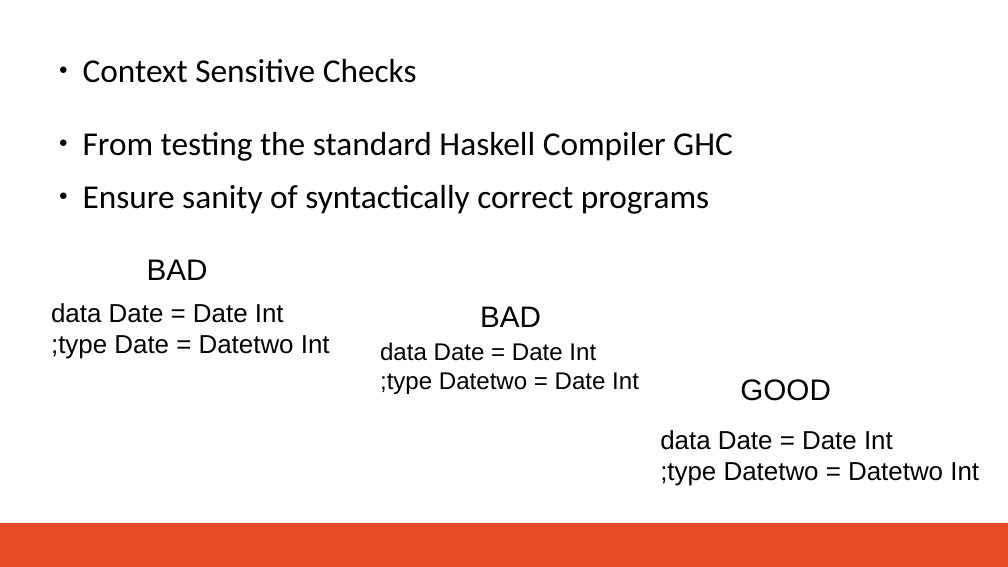
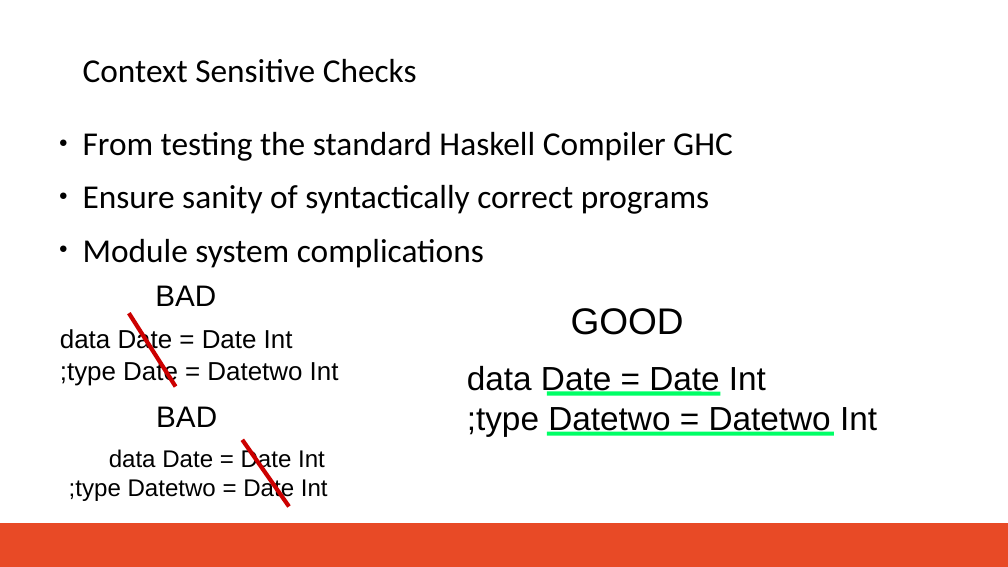
Before and after one commit to brrmorre/SeniorThesis, a slide deck: slide 5 of presentation/presentation.odp (slide 6 before the commit). Drawn at 1008x567 pixels with LibreOffice and Linux fonts; fonts in the diff are those of the drawing; background and template pictures are left out. Boxes give left, top, right and bottom in pixels: in the first picture for what was removed or moved away, otherwise in the second. Text is boxed around its words. In the diff, an @@ line names an element or a change of style, - is before the commit and + after.

```diff
--- a/presentation/presentation.odp
+++ b/presentation/presentation.odp
@@ text "Context Sensitive Checks" at <box>83,59,417,83</box>: bullet ● to none @@
@@ text at <box>83,239,484,268</box>: paragraph added @@
+● Module system complications
@@ text "BAD": place and size @@
-text "BAD" at <box>147,259,208,280</box>
+text "BAD" at <box>155,285,216,306</box>
@@ text "GOOD": place and size @@
-text "GOOD" at <box>740,379,831,401</box>
+text "GOOD" at <box>571,308,684,335</box>
@@ text "GOOD" at <box>571,308,684,335</box>: size 32 to 40 pt @@
@@ text "data Date = Date Int": place and size @@
-text "data Date = Date Int" at <box>51,303,330,359</box>
+text "data Date = Date Int" at <box>60,327,339,386</box>
@@ line added from (129, 313) to (175, 386), #CC0000 4.51 pt @@
@@ text "data Date = Date Int": place and size @@
-text "data Date = Date Int" at <box>660,430,979,486</box>
+text "data Date = Date Int" at <box>467,366,877,437</box>
@@ text "data Date = Date Int" at <box>467,366,877,437</box>: size 28 to 36 pt @@
@@ text "BAD": place and size @@
-text "BAD" at <box>480,306,541,327</box>
+text "BAD" at <box>156,406,217,427</box>
@@ line added from (547, 394) to (720, 394), #00FF66 4.51 pt @@
@@ text "data Date = Date Int": place and size @@
-text "data Date = Date Int" at <box>380,342,639,394</box>
+text "data Date = Date Int" at <box>69,447,328,501</box>
@@ line added from (242, 440) to (289, 506), #CC0000 4.51 pt @@
@@ line added from (547, 434) to (834, 434), #00FF66 4.51 pt @@
```
Also in this commit, not shown: 6 other slides changed, 1 slide removed, 6 other files.
